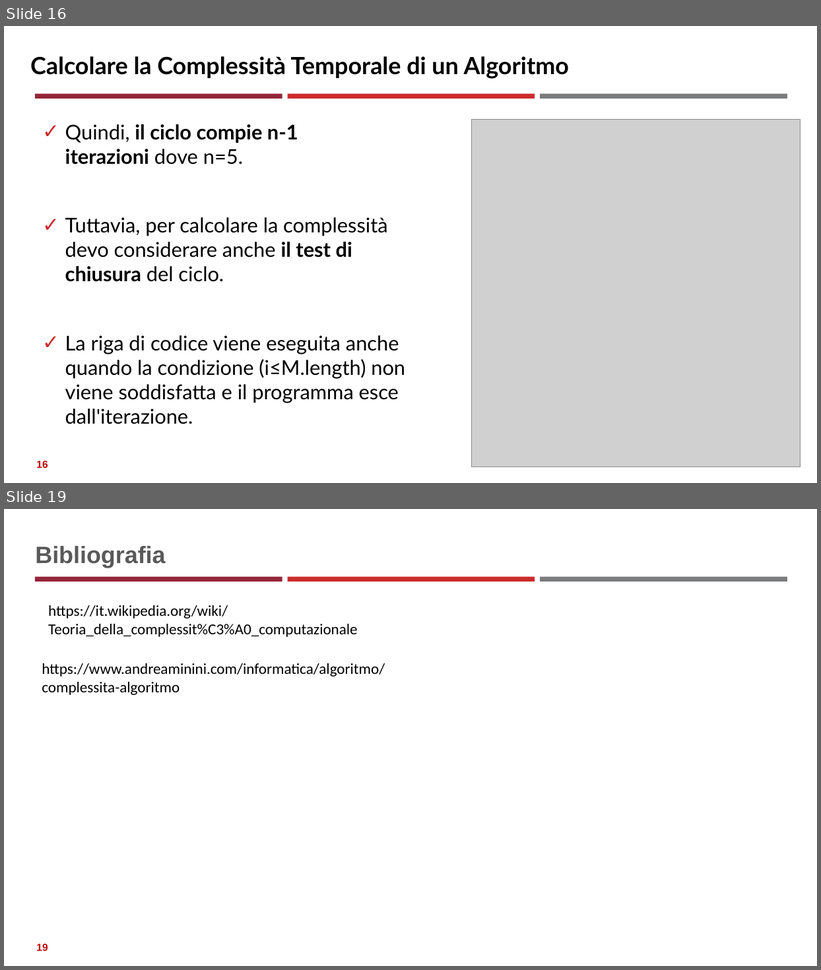
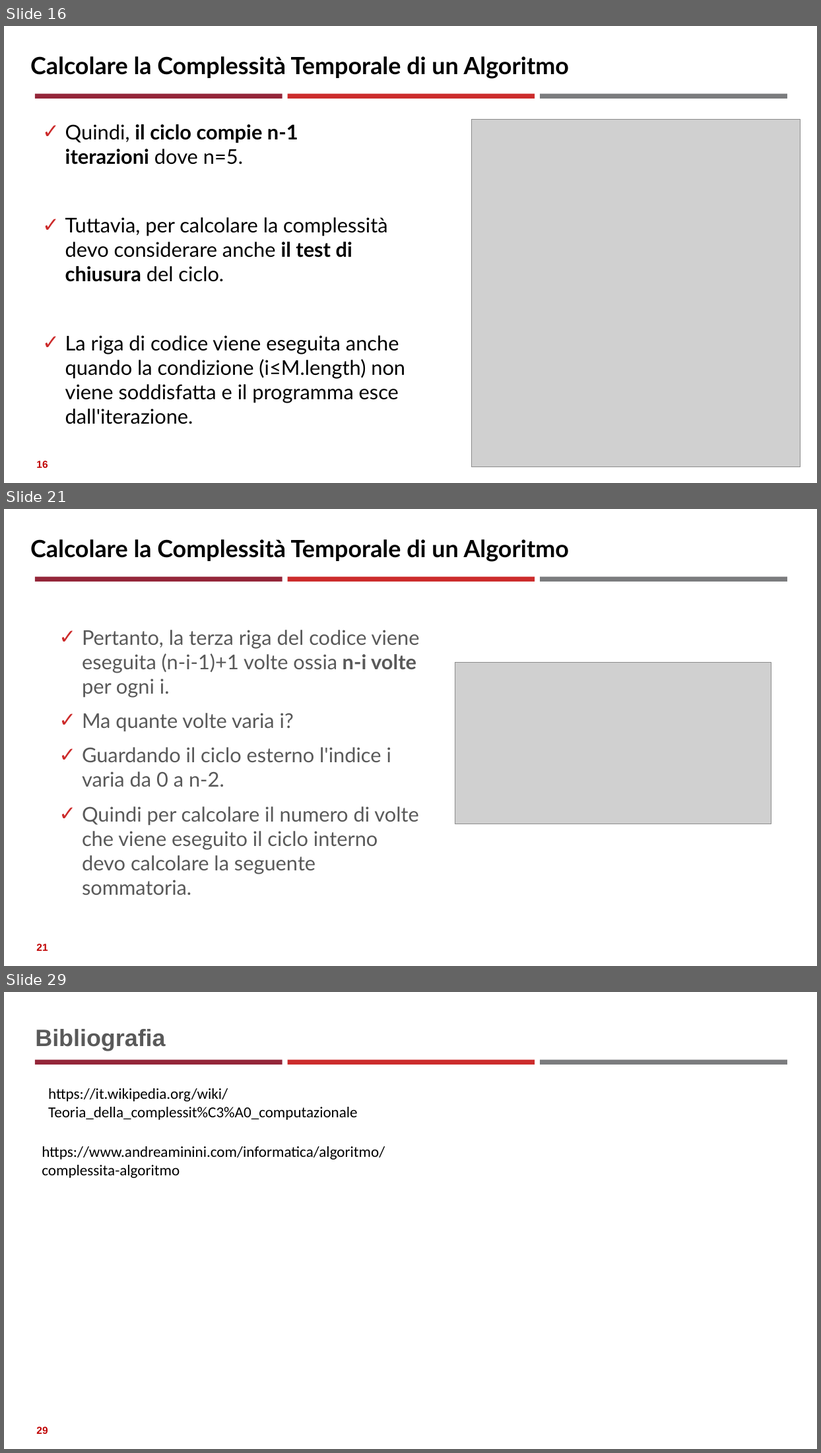
Before and after one commit to neural1977/data_science_interview_material, a slide deck: Assicurazioni/Complessità di algoritmi e problemi_ita.pptx. Shown one above the other, each under a label of ours: slides 16 and 19 before the commit, slides 16, 21 and 29 after it; the slides between them are not shown. The pictures are 821x970 and 821x1453 pixels, drawn with LibreOffice and Linux fonts; fonts in the diff are those of the drawing; grey boxes stand for pictures. Boxes give left, top, right and bottom in pixels: in the first picture for what was removed or moved away, otherwise in the second. Text is boxed around its words. In the diff, an @@ line names an element or a change of style, - is before the commit and + after.

```diff
--- a/Assicurazioni/Complessità di algoritmi e problemi_ita.pptx
+++ b/Assicurazioni/Complessità di algoritmi e problemi_ita.pptx
@@ slide 21 added at (4, 509, 817, 966), background #FFFFFF; not listed: 3 template elements that a slide beside it also shows @@
@@ text added at (30, 539, 570, 562), 28 pt, text #000000, bold @@
+Calcolare la Complessità Temporale di un Algoritmo
@@ text added at (82, 630, 420, 895), 24 pt, text #595959 @@
+✓ Pertanto, la terza riga del codice viene eseguita (n-i-1)+1 volte ossia n-i volte per ogni i.
+✓ Ma quante volte varia i?
+✓ Guardando il ciclo esterno l'indice i varia da 0 a n-2.
+✓ Quindi per calcolare il numero di volte che viene eseguito il ciclo interno devo calcolare la seguente sommatoria.
@@ picture added at (455, 663, 771, 824) @@
@@ page number added at (36, 944, 48, 951), 12 pt, text #C00000, bold @@
+21
@@ what was slide 19 is now slide 29 @@
@@ page number at (36, 1427, 48, 1434): text changed @@
-19
+29
```
Also in this commit, not shown: 1 slide changed, 9 other slides added, 4 other files.
